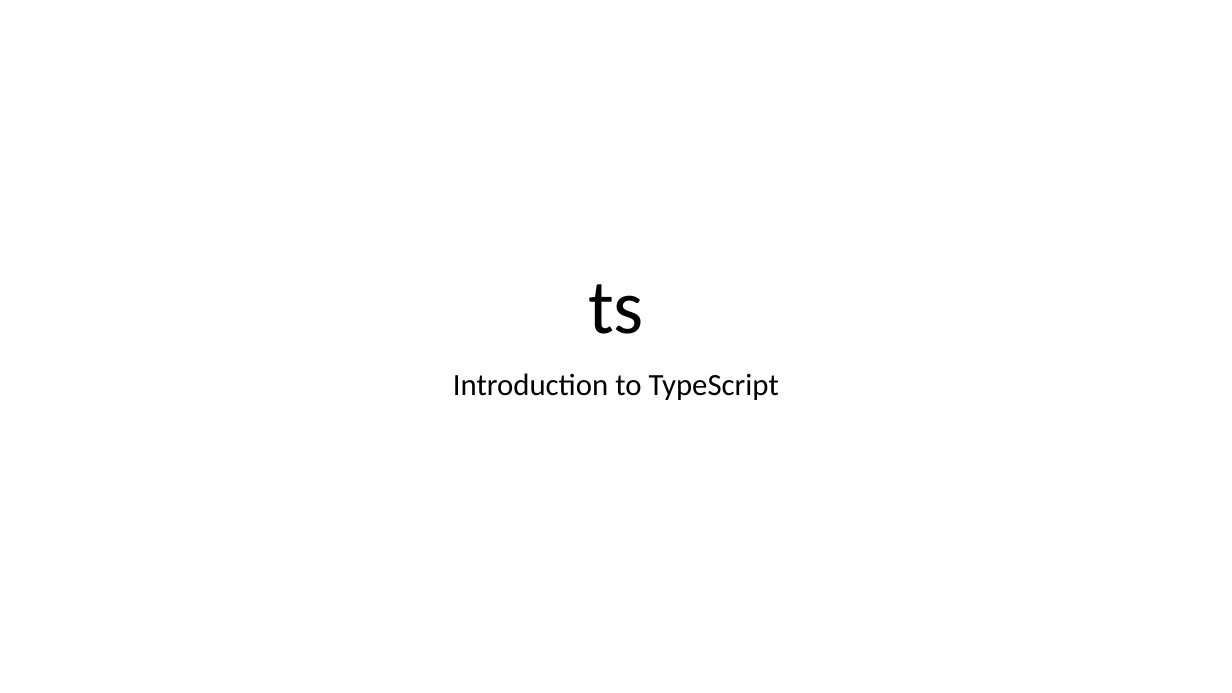
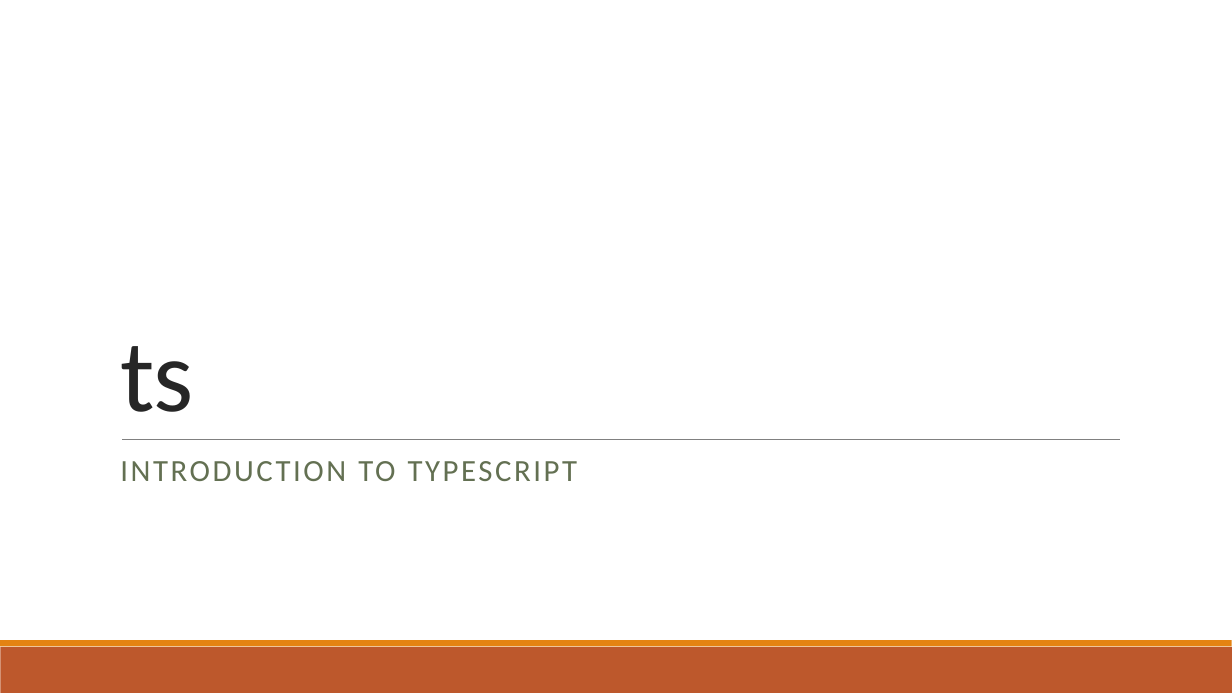
Before and after one commit to JeremyLikness/typescript-cca, a slide deck: slide 1 of ts.pptx. Drawn at 1232x693 pixels with LibreOffice and Linux fonts; fonts in the diff are those of the drawing. Boxes give left, top, right and bottom in pixels: in the first picture for what was removed or moved away, otherwise in the second. Text is boxed around its words. In the diff, an @@ line names an element or a change of style, - is before the commit and + after.

```diff
--- a/ts.pptx
+++ b/ts.pptx
@@ title "ts": place and size @@
-title "ts" at (588,284,644,334)
+title "ts" at (120,346,194,412)
@@ title "ts" at (120,346,194,412): size 60 to 80 pt, text colour #000000 to #262626, letter spacing 0 to -0.5 pt; alignment centre to left; line spacing 0.9 to 0.85 @@
@@ line added from (122, 439) to (1120, 439), #808080 0.5 pt @@
@@ subtitle at (120,461,577,481): text changed; text colour #000000 to #637052 @@
-Introduction to TypeScript
+INTRODUCTION TO TYPESCRIPT
@@ rectangle added at (0,647,1232,693), fill #BD582C @@
@@ rectangle added at (0,640,1232,647), fill #E48312 @@
```
Also in this commit, not shown: 6 other slides changed, 3 slides added, 3 slides removed, 1 other file.
